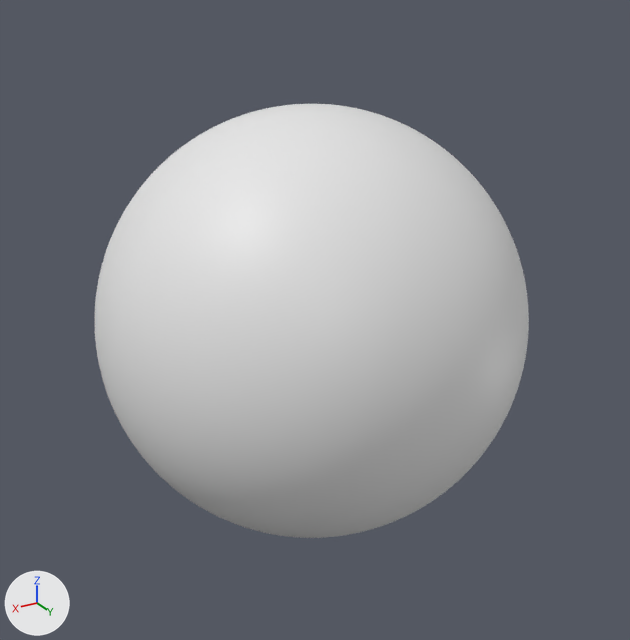
An edit to the Blender file scenes/planet.blend, drawn before and after from the same camera.
Before and after are seen from a 50 mm camera at (1.95, 3.28, 1.64) aimed at (-0.01, 0.01, 0.0). Arrows for +X, +Y and +Z are at lower left; the lights stay in place.

Objects in the first picture: 'Planet'.
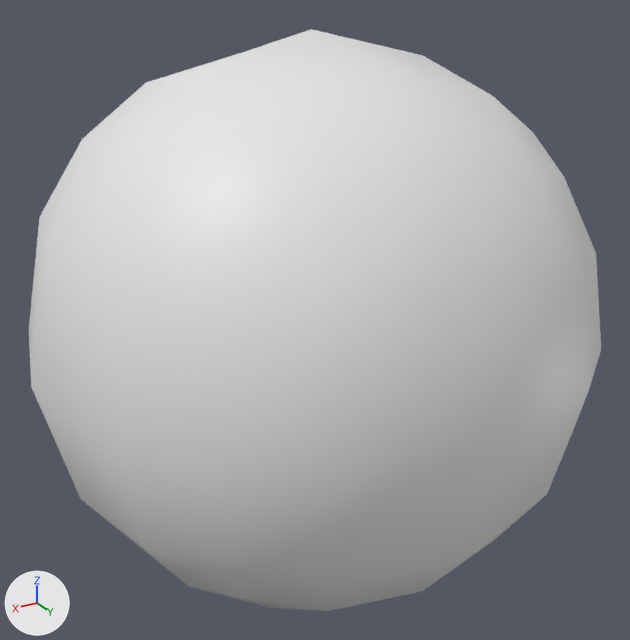
Pixel boxes (x1, y1, x2, y2) of what changed, in the pictures (630 x 640 px):
'Planet', reshaped, modifiers changed (32% wider, 34% taller): before (95, 104, 529, 538); after (29, 29, 601, 611)

The change in detail:
me_planet is used by ob_planet; location (0.0, 0.0, 0.0).
me_planet had 8066 vertices, 8192 faces and spanned x -1.0..1.0, y -1.0..1.0, z -1.0..1.0.
me_planet now has 8 vertices, 6 faces and spans x -1.0..1.0, y -1.0..1.0, z -1.0..1.0.
me_planet part 1: 8066 vertices removed from x -1.0..1.0, y -1.0..1.0, z -1.0..1.0; 8 vertices added at x -1.0..1.0, y -1.0..1.0, z -1.0..1.0, forming a box.
Object 'Planet' (ob_planet) gains a SUBSURF modifier named 'Subdivision'.
Modifier setting: subdivision_type = 'SIMPLE'.
Modifier setting: levels = 4.
Object 'Planet' (ob_planet) gains a CAST modifier named 'Cast'.
Modifier setting: factor = 1.0.
